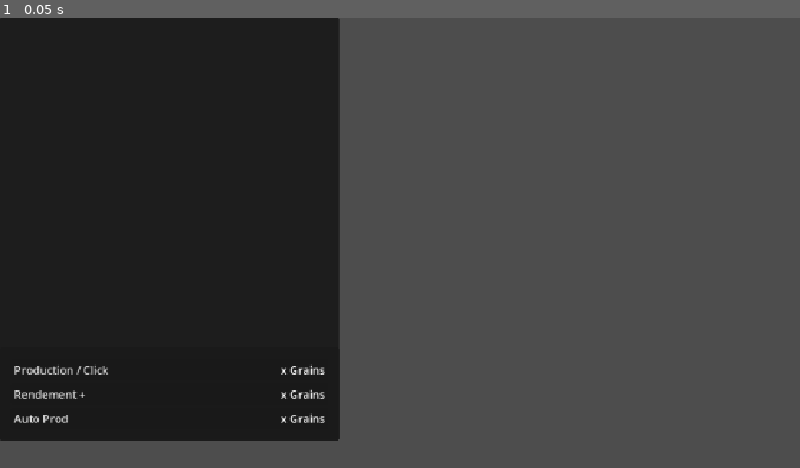
Above: before the commit, frame 1.
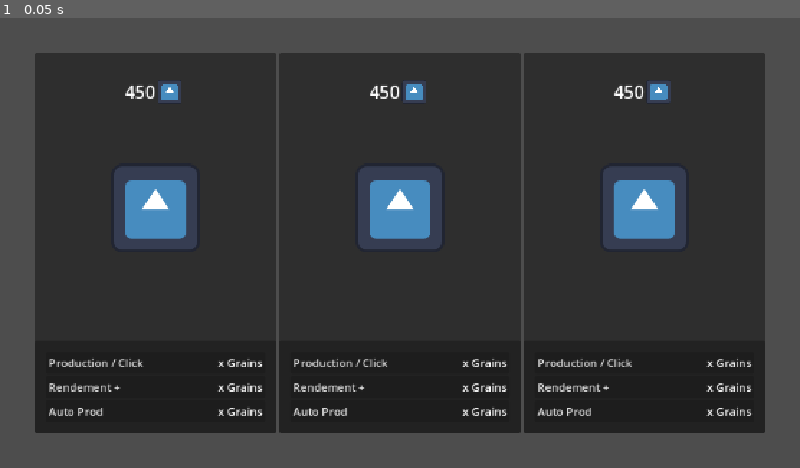
Above: after the commit, the same moment.

Repository: french-coral/just-more-coffee
Game: Godot game, scene res://main.tscn
The game is run twice, just before and just after one commit, with the same random seed, the same clock (stepped at 60 frames per second) and the same inputs. The project has no main scene, so this scene is started directly. The engine's default icon, where the game draws it, is replaced by a stand-in: a white triangle on a blue panel in a dark square.
Inputs:
- Up to frame 1 (0.05 s): no input

The runs differ from the first frame. In frame 1, 54% of the frame differs, in the area x 0-96%, y 0-94%.
Error after the commit: Trying to assign value of type 'currency_display.gd' to a variable of type 'production_tile.gd'. (res://Scripts/upgrade_scroller.gd:23)

Commit message:
Setup all UI structure

Diff:
--- a/currency_display.tscn
+++ b/currency_display.tscn
@@ -2,6 +2,9 @@
 
 [ext_resource type="Script" uid="uid://c414uxhinpr7x" path="res://Scripts/currency_display.gd" id="1_kbswh"]
 [ext_resource type="Texture2D" uid="uid://dso67qv7oi00c" path="res://icon.svg" id="2_fqiv7"]
+
+[sub_resource type="LabelSettings" id="LabelSettings_fqiv7"]
+font_size = 25
 
 [node name="CurrencyDisplay" type="Control" unique_id=1124069433]
 layout_mode = 3
@@ -10,6 +13,8 @@
 anchor_bottom = 1.0
 grow_horizontal = 2
 grow_vertical = 2
+size_flags_horizontal = 3
+size_flags_vertical = 3
 script = ExtResource("1_kbswh")
 
 [node name="HBoxContainer" type="HBoxContainer" parent="." unique_id=687650349]
@@ -19,14 +24,20 @@
 anchor_bottom = 1.0
 grow_horizontal = 2
 grow_vertical = 2
+alignment = 1
 
 [node name="Label" type="Label" parent="HBoxContainer" unique_id=617012132]
 layout_mode = 2
+size_flags_horizontal = 3
+size_flags_vertical = 1
 text = "450"
+label_settings = SubResource("LabelSettings_fqiv7")
+horizontal_alignment = 2
 vertical_alignment = 1
 
 [node name="TextureRect" type="TextureRect" parent="HBoxContainer" unique_id=911200100]
 layout_mode = 2
+size_flags_horizontal = 3
 texture = ExtResource("2_fqiv7")
 expand_mode = 3
 stretch_mode = 4
--- a/main.tscn
+++ b/main.tscn
@@ -5,16 +5,42 @@
 
 [node name="Main" type="Control" unique_id=1671997699]
 layout_mode = 3
-anchors_preset = 0
-offset_right = 40.0
-offset_bottom = 40.0
+anchors_preset = 15
+anchor_right = 1.0
+anchor_bottom = 1.0
+grow_horizontal = 2
+grow_vertical = 2
 script = ExtResource("1_ig7tw")
 
-[node name="ProductionTile_Bean" parent="." unique_id=1763181018 instance=ExtResource("2_0xm2m")]
-layout_mode = 0
+[node name="MarginContainer" type="MarginContainer" parent="." unique_id=1721180556]
+layout_mode = 1
+anchors_preset = 15
+anchor_right = 1.0
+anchor_bottom = 1.0
+grow_horizontal = 2
+grow_vertical = 2
+theme_override_constants/margin_left = 50
+theme_override_constants/margin_top = 50
+theme_override_constants/margin_right = 50
+theme_override_constants/margin_bottom = 50
 
-[node name="ProductionTile_Capsule" parent="." unique_id=1362105860 instance=ExtResource("2_0xm2m")]
-layout_mode = 0
+[node name="VBoxContainer" type="VBoxContainer" parent="MarginContainer" unique_id=68186370]
+layout_mode = 2
+alignment = 1
 
-[node name="ProductionTile_Coffee" parent="." unique_id=2067661176 instance=ExtResource("2_0xm2m")]
-layout_mode = 0
+[node name="HBoxContainer_Scroller" type="HBoxContainer" parent="MarginContainer/VBoxContainer" unique_id=1919896262]
+layout_mode = 2
+size_flags_vertical = 3
+alignment = 1
+
+[node name="ProductionTile_Bean" parent="MarginContainer/VBoxContainer/HBoxContainer_Scroller" unique_id=1763181018 instance=ExtResource("2_0xm2m")]
+layout_mode = 2
+size_flags_horizontal = 3
+
+[node name="ProductionTile_Capsule" parent="MarginContainer/VBoxContainer/HBoxContainer_Scroller" unique_id=1362105860 instance=ExtResource("2_0xm2m")]
+layout_mode = 2
+size_flags_horizontal = 3
+
+[node name="ProductionTile_Coffee" parent="MarginContainer/VBoxContainer/HBoxContainer_Scroller" unique_id=2067661176 instance=ExtResource("2_0xm2m")]
+layout_mode = 2
+size_flags_horizontal = 3
--- a/main_click_area.tscn
+++ b/main_click_area.tscn
@@ -1,7 +1,23 @@
 [gd_scene format=3 uid="uid://r26nefjehtho"]
+
+[ext_resource type="Texture2D" uid="uid://dso67qv7oi00c" path="res://icon.svg" id="1_lbma2"]
 
 [node name="MainClick" type="Control" unique_id=199394689]
 layout_mode = 3
-anchors_preset = 0
-offset_right = 40.0
-offset_bottom = 40.0
+anchors_preset = 15
+anchor_right = 1.0
+anchor_bottom = 1.0
+grow_horizontal = 2
+grow_vertical = 2
+size_flags_horizontal = 3
+size_flags_vertical = 3
+
+[node name="TextureButton" type="TextureButton" parent="." unique_id=854797703]
+layout_mode = 1
+anchors_preset = 15
+anchor_right = 1.0
+anchor_bottom = 1.0
+grow_horizontal = 2
+grow_vertical = 2
+texture_normal = ExtResource("1_lbma2")
+stretch_mode = 4
--- a/production_tile.tscn
+++ b/production_tile.tscn
@@ -1,12 +1,34 @@
 [gd_scene format=3 uid="uid://qgnxygggl2yk"]
 
-[ext_resource type="Script" uid="uid://cbv2x44cxfth0" path="res://Scripts/production_tile.gd" id="1_gta4h"]
 [ext_resource type="PackedScene" uid="uid://dvlyb2d4iqadr" path="res://upgrade_scroller.tscn" id="1_uelje"]
+[ext_resource type="Script" uid="uid://c414uxhinpr7x" path="res://Scripts/currency_display.gd" id="1_uxogw"]
+[ext_resource type="PackedScene" uid="uid://uaxqqqg6f4om" path="res://currency_display.tscn" id="2_70l7s"]
+[ext_resource type="PackedScene" uid="uid://r26nefjehtho" path="res://main_click_area.tscn" id="2_rycj3"]
 
 [node name="ProductionTile" type="PanelContainer" unique_id=1354468006]
 offset_right = 488.0
 offset_bottom = 608.0
-script = ExtResource("1_gta4h")
+script = ExtResource("1_uxogw")
+
+[node name="MarginContainer" type="MarginContainer" parent="." unique_id=577893473]
+layout_mode = 2
+theme_override_constants/margin_left = 130
+theme_override_constants/margin_top = 45
+theme_override_constants/margin_right = 130
+theme_override_constants/margin_bottom = 480
+
+[node name="CurrencyDisplay" parent="MarginContainer" unique_id=1124069433 instance=ExtResource("2_70l7s")]
+layout_mode = 2
+
+[node name="MarginContainer_ClickArea" type="MarginContainer" parent="." unique_id=1293303993]
+layout_mode = 2
+theme_override_constants/margin_left = 120
+theme_override_constants/margin_top = 160
+theme_override_constants/margin_right = 120
+theme_override_constants/margin_bottom = 200
+
+[node name="MainClick" parent="MarginContainer_ClickArea" unique_id=199394689 instance=ExtResource("2_rycj3")]
+layout_mode = 2
 
 [node name="UpgradeScroller" parent="." unique_id=1832575366 instance=ExtResource("1_uelje")]
 layout_mode = 2
